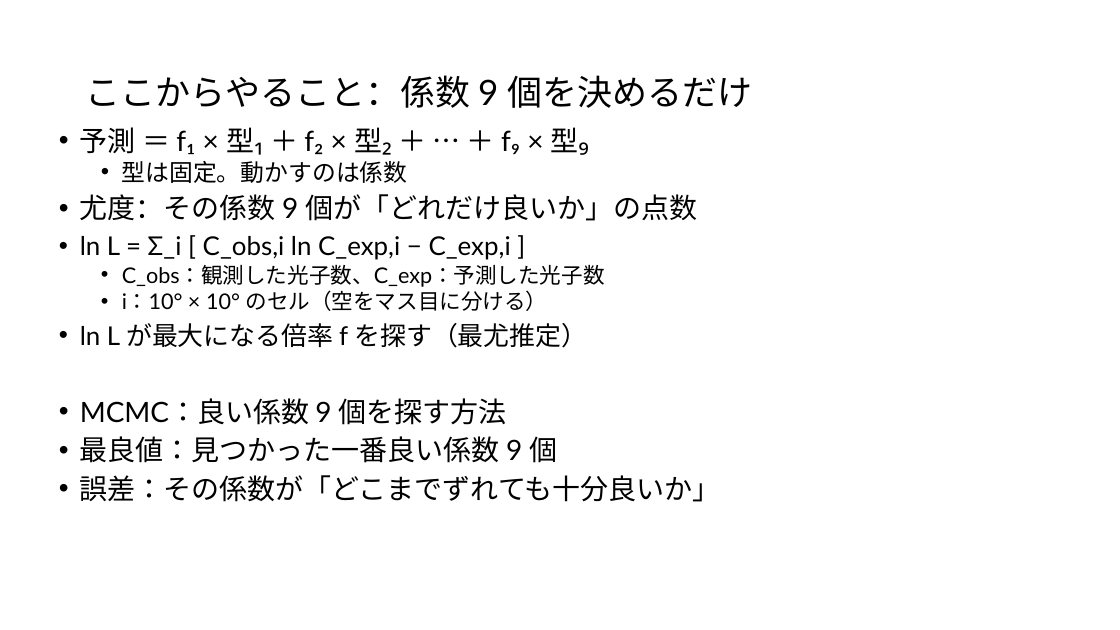
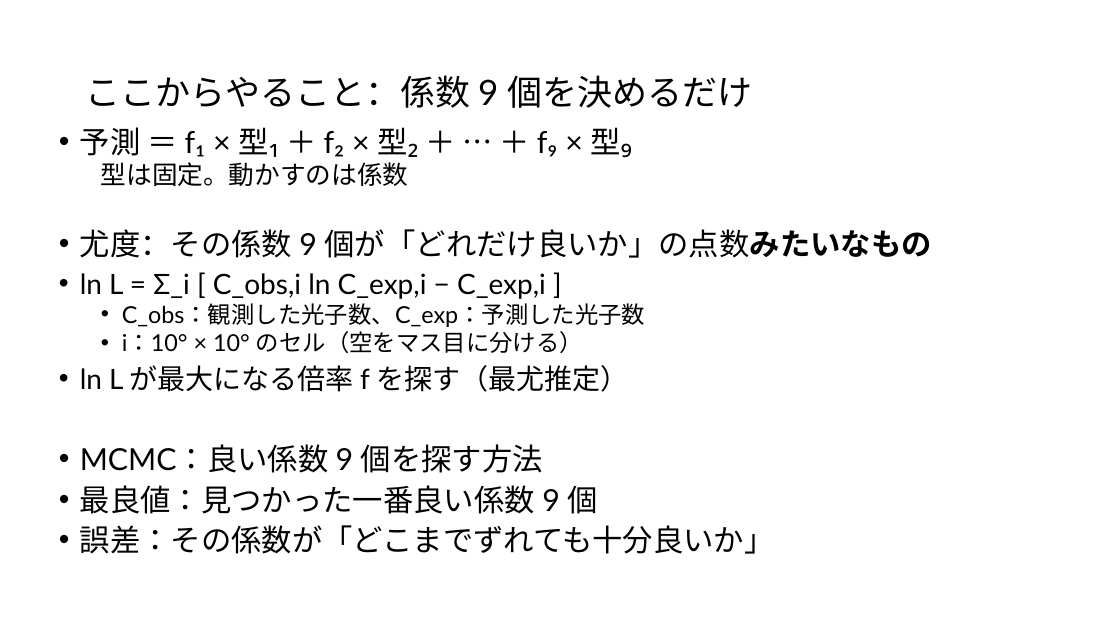
Before and after one commit to Mikann20041029/darkmatter-slides, a slide deck: slide 7 of slides/2026-10-03_研究進捗報告_claude_夕方版.pptx. Drawn at 1120x630 pixels with LibreOffice and Linux fonts; fonts in the diff are those of the drawing. Boxes give left, top, right and bottom in pixels: in the first picture for what was removed or moved away, otherwise in the second. Text is boxed around its words. In the diff, an @@ line names an element or a change of style, - is before the commit and + after.

Commit message:
slides: 本人の編集版を更新 (10-05 12:46)

```diff
--- a/slides/2026-10-03_研究進捗報告_claude_夕方版.pptx
+++ b/slides/2026-10-03_研究進捗報告_claude_夕方版.pptx
@@ text at (80, 127, 775, 554): size 24.1 to 26 pt in "予測 ＝ f₁ × 型₁ ＋ f₂ ...", "MCMC：良い係数 9 個を探す方法", "最良値：見つかった一番良い係数 9 個", "誤差：その係数が「どこまでずれても十分良いか」"; size 20.4 to 22 pt in "型は固定。動かすのは係数"; size 22.2 to 24 pt in "ln L = Σ_i [ C_obs,i ln ...", "ln L が最大になる倍率 f を探す（最尤推定）"; size 18.5 to 20 pt in "C_obs：観測した光子数、C_exp：予測した光子数", "i：10° × 10° のセル（空をマス目に分ける）"; bullet • to none @@
@@ text at (80, 229, 932, 258): text changed; size 24.1 to 26 pt @@
-• 尤度：その係数 9 個が「どれだけ良いか」の点数
+• 尤度：その係数 9 個が「どれだけ良いか」の点数みたいなもの
```
